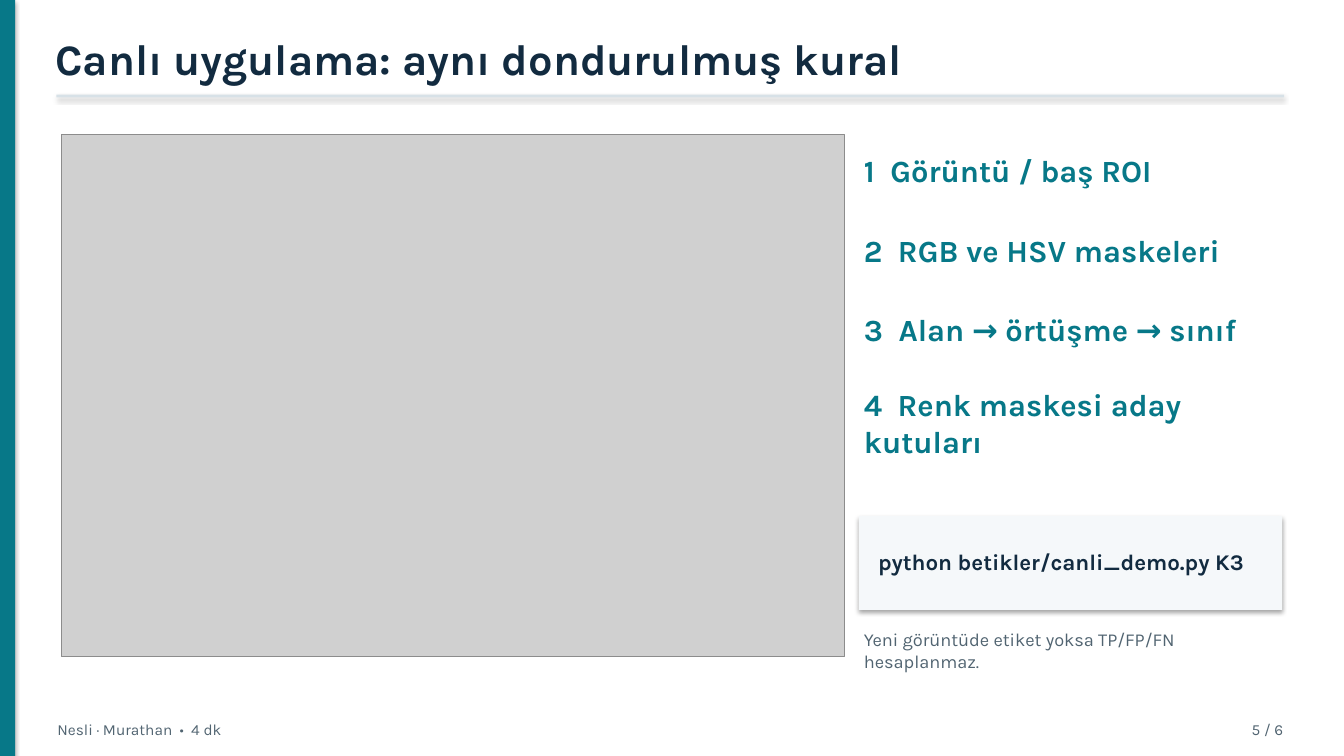
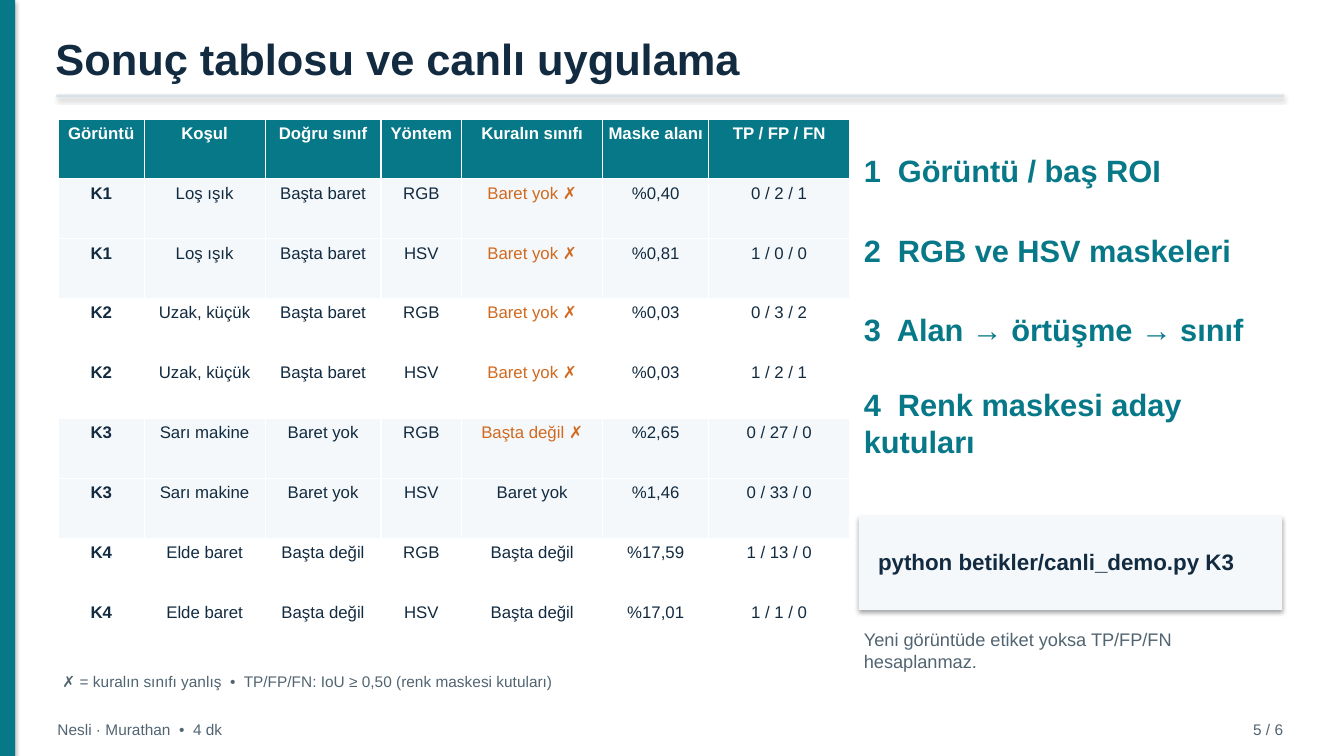
Before and after one commit to mderviskocar/barettespiti, a slide deck: slide 5 of sunum/baret_tespiti_sunum.pptx. Drawn at 1344x756 pixels with LibreOffice and Linux fonts; fonts in the diff are those of the drawing; grey boxes stand for pictures. Boxes give left, top, right and bottom in pixels: in the first picture for what was removed or moved away, otherwise in the second. Text is boxed around its words. In the diff, an @@ line names an element or a change of style, - is before the commit and + after.

Commit message:
Sunum: PDF'e uyum düzeltmeleri (sonuç tablosu slaytı, yöntem adı, tam karar kuralı, yanlış alarmın nedeni ve sonraki kontrol, ondalık virgül, Arial yazı tipi)

```diff
--- a/sunum/baret_tespiti_sunum.pptx
+++ b/sunum/baret_tespiti_sunum.pptx
@@ text at box(55, 43, 739, 83): text changed; font Karla to Arial @@
-Canlı uygulama: aynı dondurulmuş kural
+Sonuç tablosu ve canlı uygulama
@@ table added at box(58, 119, 850, 658), 9 rows, 7 columns @@
+Görüntü | Koşul | Doğru sınıf | Yöntem | Kuralın sınıfı | Maske alanı | TP / FP / FN
+K1 | Loş ışık | Başta baret | RGB | Baret yok ✗ | %0,40 | 0 / 2 / 1
+K1 | Loş ışık | Başta baret | HSV | Baret yok ✗ | %0,81 | 1 / 0 / 0
+K2 | Uzak, küçük | Başta baret | RGB | Baret yok ✗ | %0,03 | 0 / 3 / 2
+K2 | Uzak, küçük | Başta baret | HSV | Baret yok ✗ | %0,03 | 1 / 2 / 1
+K3 | Sarı makine | Baret yok | RGB | Başta değil ✗ | %2,65 | 0 / 27 / 0
+K3 | Sarı makine | Baret yok | HSV | Baret yok | %1,46 | 0 / 33 / 0
+K4 | Elde baret | Başta değil | RGB | Başta değil | %17,59 | 1 / 13 / 0
+K4 | Elde baret | Başta değil | HSV | Başta değil | %17,01 | 1 / 1 / 0
@@ picture removed at box(62, 134, 845, 656) @@
@@ font Karla to Arial in 8 elements at box(57, 724, 222, 735), box(1253, 724, 1284, 735), box(864, 159, 1161, 188), box(864, 239, 1231, 263), box(864, 318, 1243, 347), box(864, 393, 1181, 454), box(878, 553, 1234, 575), box(864, 633, 1172, 672) @@
@@ text added at box(93, 676, 552, 690), 11 pt, text #516471 @@
+✗ = kuralın sınıfı yanlış • TP/FP/FN: IoU ≥ 0,50 (renk maskesi kutuları)
```
Also in this commit, not shown: 5 other slides changed, 5 other files.
